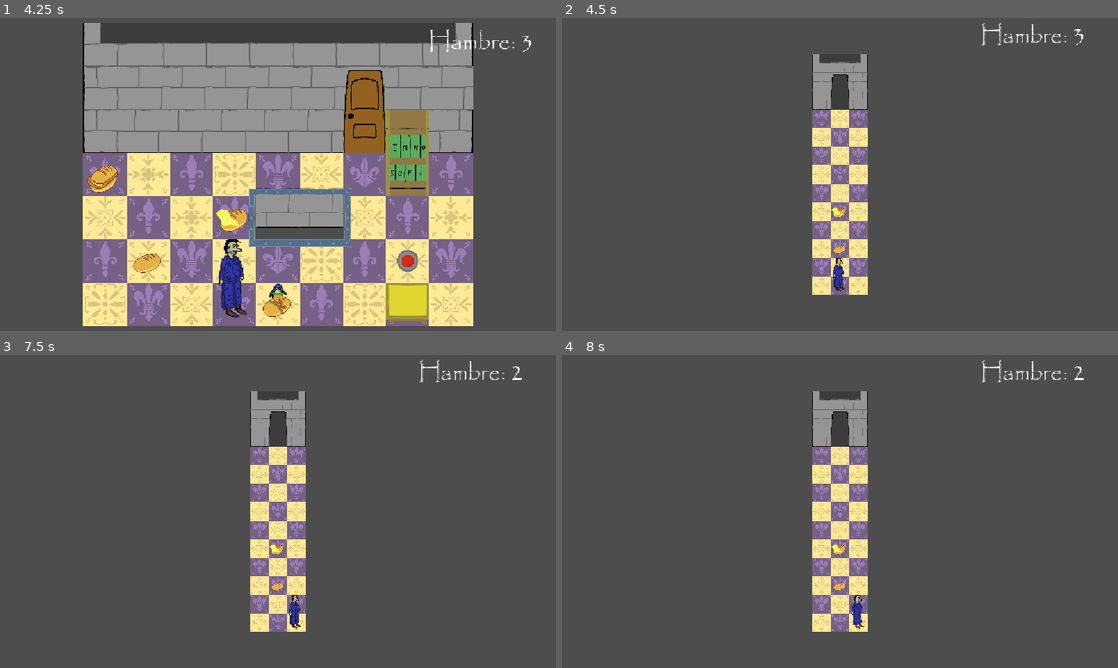
Above: before the commit, frames 1-4 (two rows, left to right).
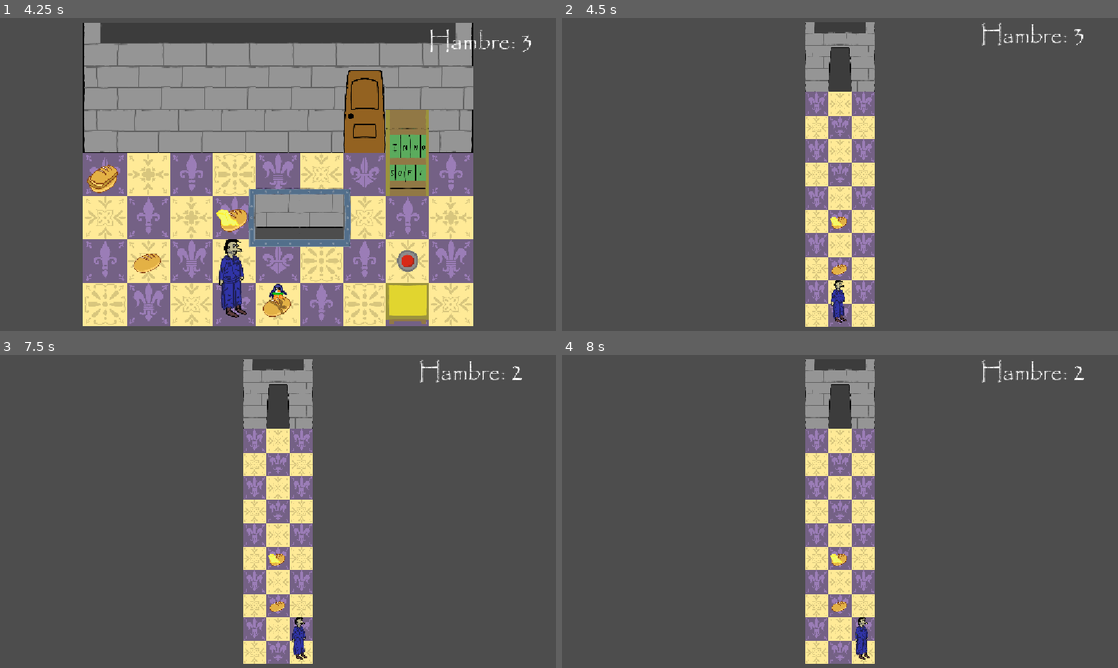
Above: after the commit, the same moments.

Repository: andresfdezc6/pan-sabe-mejor-que-llave-
Game: Godot game, scene res://Scenes/intro.tscn
Same seed, same stepped clock (60 frames per second), same inputs: the game is played once before the commit and once after it. The engine's default icon, where the game draws it, is replaced by a stand-in: a white triangle on a blue panel in a dark square.
Inputs (mouse positions are in pixels of both pictures, inside the frame that each line leads up to):
- Up to frame 1 (4.25 s): tap Enter (ui_accept) at 0.5, 0.77, 1.25, 1.52, 2, 3.02, 3.5, 3.77 s; move the mouse to (400, 158) at 0.52 s; hold Right (right) 0.53-1.28 s; hold Space (interactuar) 0.53-1.28 s; click (400, 158) at 0.67 s; move the mouse to (166, 190) at 1.27 s; hold S (down) 1.28-2.03 s; tap 1 at 1.35, 3.6 s; move the mouse to (333, 105) at 2.02 s; hold Right (right) 2.03-2.78 s; tap 9 at 2.1 s; tap Space (interactuar) at 2.75, 2.85 s; move the mouse to (250, 237) at 2.77 s; hold Up (up) 2.78-3.53 s; click (250, 237) at 2.92 s; move the mouse to (444, 221) at 3.52 s; hold Left (left) from 3.53 s (still down)
- Up to frame 2 (4.5 s): keep holding Left (left); tap Enter (ui_accept) at 4.25 s; move the mouse to (673, 127) at 4.27 s; tap 9 at 4.35 s
- Up to frame 3 (7.5 s): tap Enter (ui_accept) at 4.52, 6.02, 6.77 s; move the mouse to (305, 511) at 5.02 s; release Left (left) at 5.03 s; hold S (down) 5.03-5.78 s; hold Space (interactuar) 5.03-5.78 s; click (305, 511) at 5.17 s; move the mouse to (194, 433) at 5.77 s; hold Right (right) 5.78-6.53 s; tap 1 at 5.85 s; move the mouse to (400, 495) at 6.52 s; hold Up (up) 6.53-7.28 s; tap 9 at 6.6 s; move the mouse to (166, 527) at 7.27 s; hold Right (right) from 7.28 s (still down); tap Space (interactuar) at 7.35 s; click (166, 527) at 7.42 s
- Up to frame 4 (8 s): keep holding Right (right); tap Enter (ui_accept) at 7.52 s

Frame 1 is identical in both runs. In frame 2, 9.1% of the frame differs, in the area x 43-57%, y 1-99%; in frame 3, 9.0%; in frame 4, 9.0%.

Commit message:
Update nivel_9.tscn

Diff:
--- a/Scenes/nivel_9.tscn
+++ b/Scenes/nivel_9.tscn
@@ -1,11 +1,11 @@
 [gd_scene format=4 uid="uid://621jvdealw3"]
 
-[ext_resource type="PackedScene" uid="uid://cminuue6w0sfq" path="res://Scenes/nivel_base.tscn" id="1_d1gu4"]
+[ext_resource type="PackedScene" uid="uid://cminuue6w0sfq" path="res://Scenes/nivel_base.tscn" id="1_pc7ln"]
 
-[node name="nivel_base2" unique_id=275302144 instance=ExtResource("1_d1gu4")]
+[node name="nivel_base2" unique_id=275302144 instance=ExtResource("1_pc7ln")]
 posicion_inicial = Vector2i(3, 4)
 hambre_inicial = 3
-zoom = 0.3
+zoom = 0.38
 lista_objetos = [[Vector2i(3, 2), 0], [Vector2i(3, 0), 1]]
 
 [node name="mapa_obstaculos" parent="." index="0" unique_id=527440772]
@@ -16,4 +16,3 @@
 
 [node name="indicador_objeto" parent="CanvasLayer" parent_id_path=PackedInt32Array(992728299) index="1" unique_id=274572565]
 position = Vector2(1060, 148)
-texture = null
